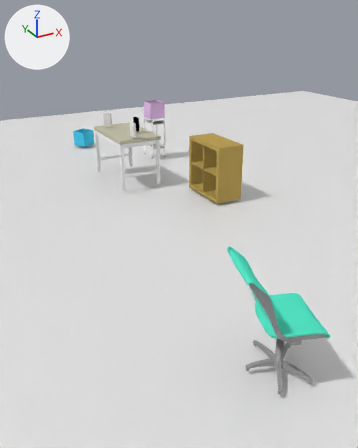
Two versions of the Blender file data/props/objects.blend, one commit apart.
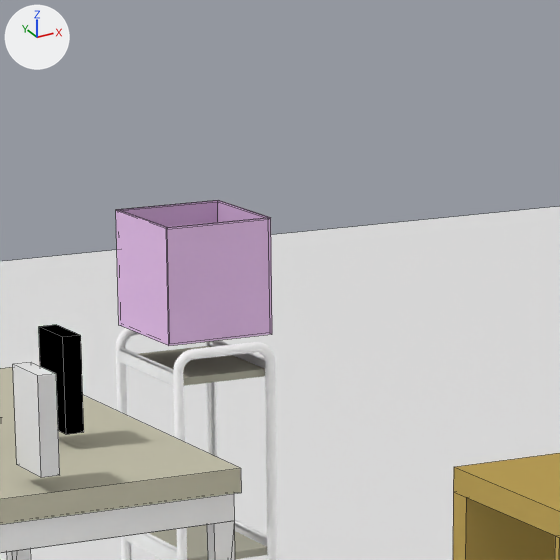
The first picture shows the older version from a camera (50 mm lens) standing at (1.43, -10.59, 2.52) and looking at (4.4, -5.19, -0.18). The close-ups show both versions on the part from 36% to 57% of the width and 16% to 33% of the height of that picture; other places that the commit changed are outside them. Every picture has the same lights, and +X, +Y and +Z are marked at upper left. The close-ups show mesh edges as thin lines.

In view in the first close-up: 'BlackVideotape_mesh', 'BoxStand_mesh', 'Cube', 'GreyVideotape_mesh', 'IKEAShelf_mesh', 'PinkToyTrashbin_mesh', 'SmallTable_mesh'.
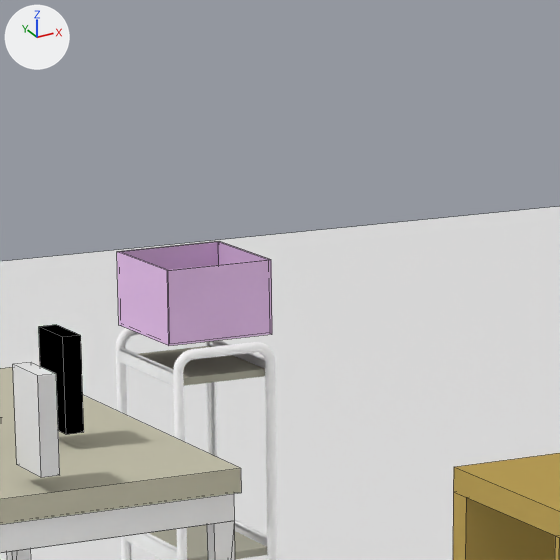
What differs and where, as boxes [x1, y1, x2, y2] in the close-ups (560 x 560 px):
'PinkToyTrashbin_mesh', reshaped (29% shorter): before [116, 200, 272, 346]; after [117, 242, 272, 346]

Patch to the scene script:
```diff
--- a/data/props/objects.blend.py
+++ b/data/props/objects.blend.py
@@ me_cube_003 @@
 # used by ob_pinktoytrashbin_mesh; parent = ob_pinktoytrashbin; location = (5.334, -2.588, 0.772); rotation_euler = (0.0, 0.0, 3.146), in degrees (0, 0, 180)
-me_cube_003.from_pydata(...)  # 24 vertices, 22 faces; spans x -0.139..0.139, y -0.139..0.139, z -0.139..0.139
+me_cube_003.from_pydata(...)  # 20 vertices, 18 faces; spans x -0.139..0.139, y -0.139..0.139, z -0.139..0.039
+# me_cube_003 part 1
+# 16 vertices are removed from x -0.139..0.139, y -0.139..0.139, z 0.135..0.139
+# 20 faces are deleted
+# 12 vertices are added at x -0.139..0.139, y -0.139..0.139, z 0.039
+# 16 new faces join them
 me_cube_003.materials.append(mat_trashbinmat)
```
